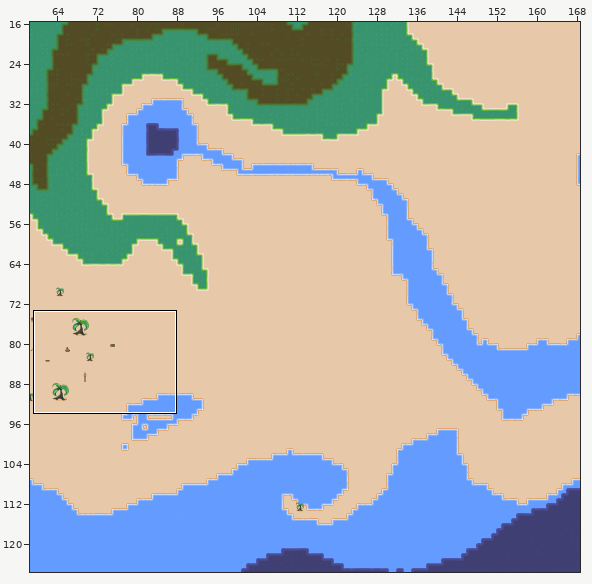
Tiled map (JSON), stored at src/map/solidity.json. Above: a wide view before the commit, with the close-up outlined.
Close-up. Before the commit:
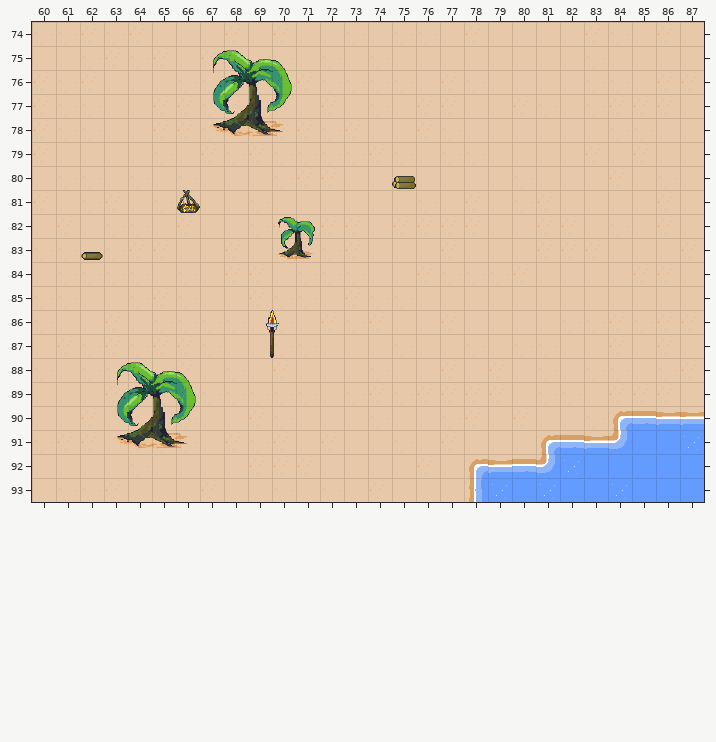
Cells are 32x32 px. Shown: x 60..87, y 74..93. The commit also changed other parts of the map, which this record leaves out. The old version is drawn lined up with the new one.
Once edited:
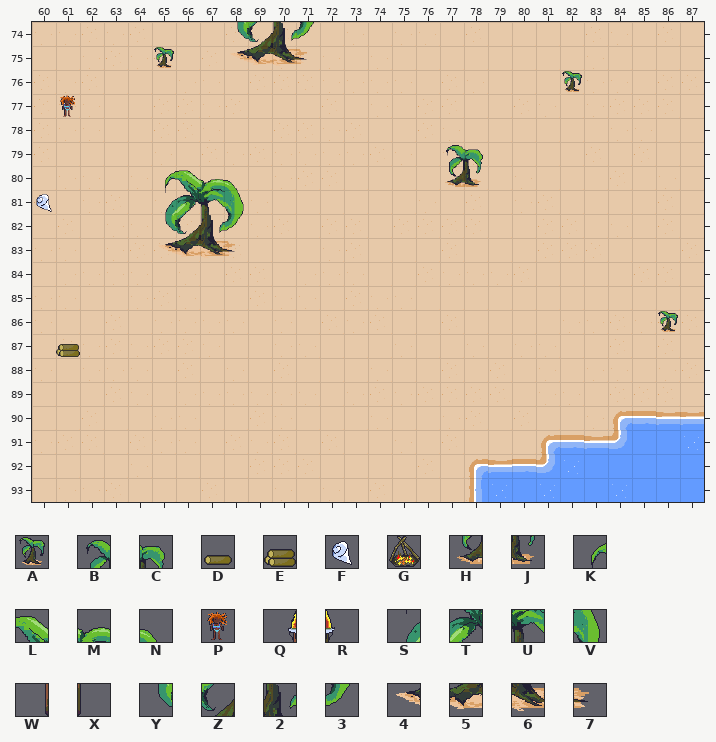
Key: from "basic-sprites": A 0 "BabyPalm", B 8 "Palm", C 9 "Palm", D 16 "WoodLog", E 17 "WoodLogStack", F 19 "Conch", G 21 "Campfire", H 24 "Palm", J 25 "Palm", K 32 "GreatPalm", L 33 "GreatPalm", M 34 "GreatPalm", N 35 "GreatPalm", P 38, Q 40, R 41, S 48 "GreatPalm", T 49 "GreatPalm", U 50 "GreatPalm", V 51 "GreatPalm", W 56, X 57, Y 64 "GreatPalm", Z 65 "GreatPalm", 2 66 "GreatPalm", 3 67 "GreatPalm", 4 80 "GreatPalm", 5 81 "GreatPalm", 6 82 "GreatPalm", 7 83 "GreatPalm".
_ is an empty cell.
The exact change:
map size 256x256 -> 128x128 cells (old content now starts at -43,-115; both pictures use the new coordinates)
Layer "flora":
y 74: x 68..71 ____ -> YZ23
y 75: x 65 _ -> A; x 67..71 KLMN_ -> _4567
y 76: x 67..70 STUV -> ____; x 82 _ -> A
y 77: x 61 _ -> P; x 67..70 YZ23 -> ____
y 78: x 67..70 4567 -> ____
y 79: x 77..78 __ -> BC
y 80: x 65..68 ____ -> KLMN; x 75 E -> _; x 77..78 __ -> HJ
y 81: x 60 _ -> F; x 65..68 _G__ -> STUV
y 82: x 65..68 ____ -> YZ23; x 70..71 BC -> __
y 83: x 62 D -> _; x 65..68 ____ -> 4567; x 70..71 HJ -> __
y 86: x 69..70 QR -> __; x 86 _ -> A
y 87: x 61 _ -> E; x 69..70 WX -> __
y 88: x 63..66 KLMN -> ____
y 89: x 63..66 STUV -> ____
y 90: x 63..66 YZ23 -> ____
y 91: x 63..66 4567 -> ____
